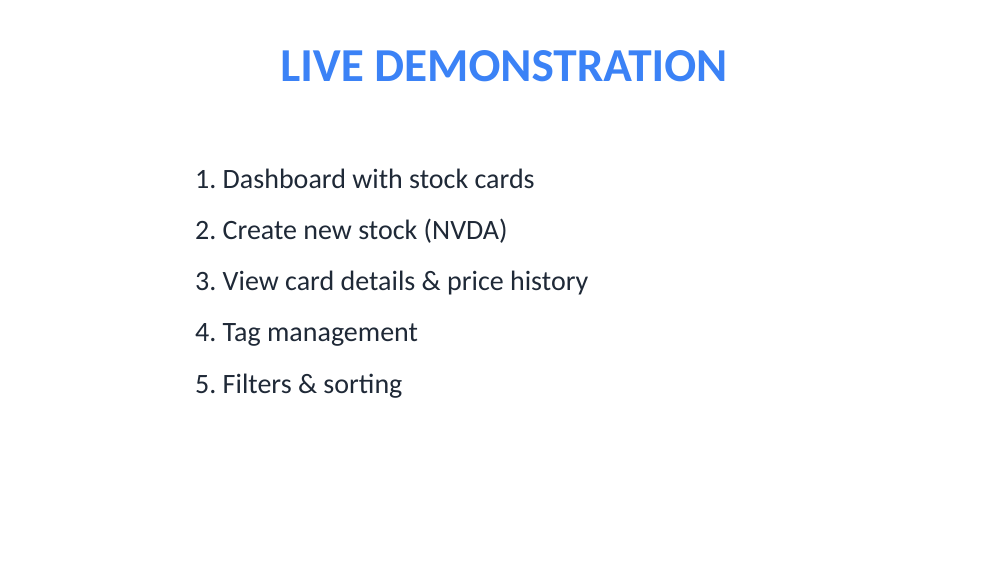
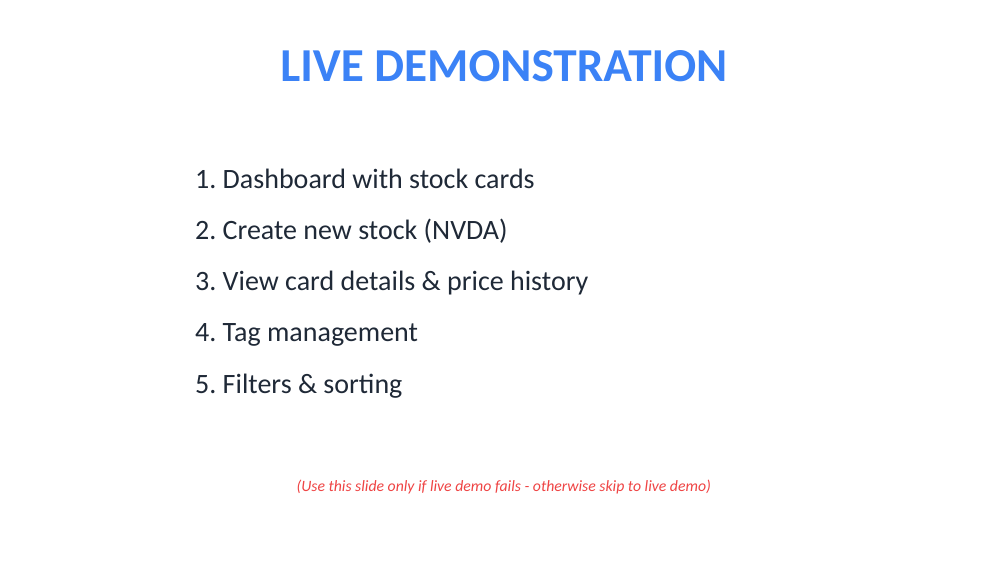
Before and after one commit to AlikhanIllini/Final_Project_Alikhan_alikhan4, a slide deck: slide 6 of Stock_Cards_Presentation.pptx. Drawn at 1008x567 pixels with LibreOffice and Linux fonts; fonts in the diff are those of the drawing. Boxes give left, top, right and bottom in pixels: in the first picture for what was removed or moved away, otherwise in the second. Text is boxed around its words. In the diff, an @@ line names an element or a change of style, - is before the commit and + after.

```diff
--- a/Stock_Cards_Presentation.pptx
+++ b/Stock_Cards_Presentation.pptx
@@ text added at (x1=297, y1=479, x2=711, y2=494), 18 pt, text #EF4444, italic @@
+(Use this slide only if live demo fails - otherwise skip to live demo)
```
Also in this commit, not shown: 2 other slides changed, 7 other files.
